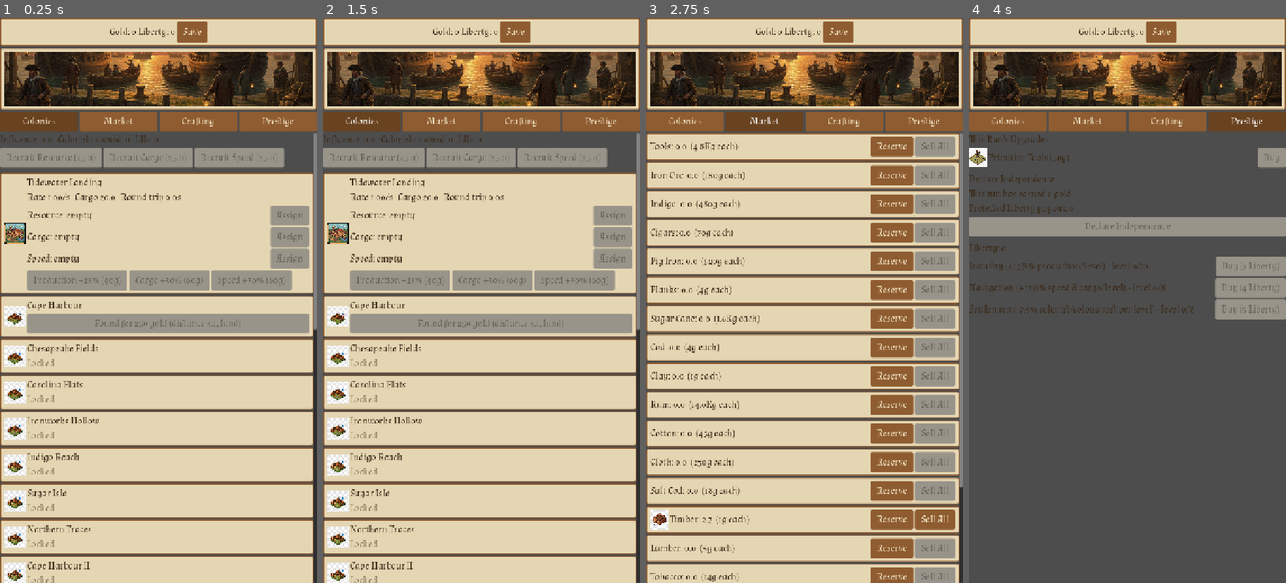
Above: before the commit, frames 1-4 (left to right).
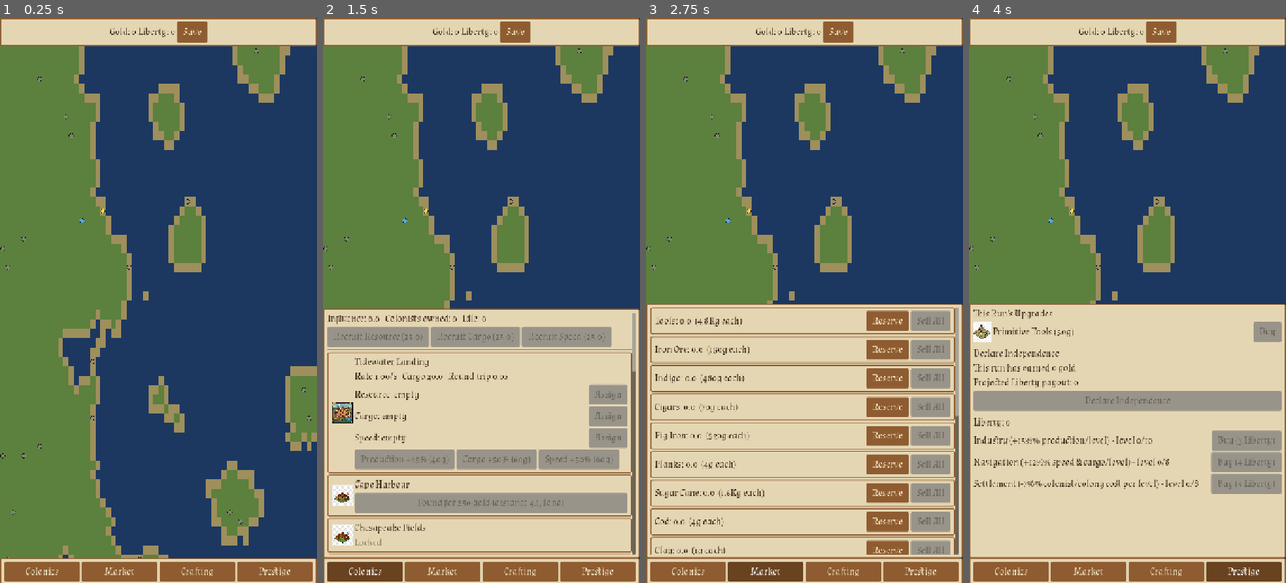
Above: after the commit, the same moments.

Repository: koberheim/Idle-Pioneer
Game: Godot game, scene res://scenes/Main.tscn
Same seed, same stepped clock (60 frames per second), same inputs: the game is played once before the commit and once after it.
Inputs:
- Up to frame 1 (0.25 s): no input
- Up to frame 2 (1.5 s): click "Save" at 0.5 s; click "Colonies" at 1.25 s
- Up to frame 3 (2.75 s): click "Market" at 2 s
- Up to frame 4 (4 s): click "Crafting" at 2.75 s; click "Prestige" at 3.5 s

The runs differ from the first frame. In frame 1, 94% of the frame differs, in the area x 0-100%, y 0-100%; in frame 2, 71%; in frame 3, 66%; in frame 4, 95%.

Commit message:
Add a real map view and a sliding bottom sheet, replacing the harbor image
Direct request, reversing GAME_DESIGN.md §12's "no real map rendering
for v1" scoping. The terrain/colony-slot data already existed
(MapGrid/MapGenerator, built for colony placement) but nothing had
ever drawn it.

- MapView renders the run's terrain grid and colony-slot markers with
  _draw() (no per-cell nodes), non-uniformly scaled to fill the
  screen rather than letterboxed to a centered square. Tapping a
  marker opens the Colonies tab.
- MainScreen's layout changed from a stacked VBoxContainer to a
  full-screen map with the 4 tabs collapsed to a fixed bottom strip;
  tapping one slides a content sheet up over the map (~45% of the
  screen), tapping it again slides it back down.

Co-Authored-By: Claude Sonnet 5 <noreply@anthropic.com>
Claude-Session: https://claude.ai/code/session_01DHWucCAkXom8ZfrcTfdqGG

Diff:
--- a/scenes/ui/MainScreen.tscn
+++ b/scenes/ui/MainScreen.tscn
@@ -2,7 +2,7 @@
 
 [ext_resource type="Theme" path="res://assets/ui_theme.tres" id="1"]
 [ext_resource type="Script" path="res://scripts/ui/main_screen.gd" id="2"]
-[ext_resource type="Texture2D" path="res://assets/art/backgrounds/harbor.png" id="3"]
+[ext_resource type="Script" path="res://scripts/ui/map_view.gd" id="3"]
 [ext_resource type="Script" path="res://scripts/ui/colonies_panel.gd" id="4"]
 [ext_resource type="Script" path="res://scripts/ui/market_panel.gd" id="5"]
 [ext_resource type="Script" path="res://scripts/ui/crafting_panel.gd" id="6"]
@@ -10,6 +10,7 @@
 [ext_resource type="Script" path="res://scripts/ui/notification_bar.gd" id="8"]
 
 [sub_resource type="ButtonGroup" id="TabGroup"]
+allow_unpress = true
 
 [node name="MainScreen" type="Control"]
 layout_mode = 3
@@ -21,100 +22,62 @@
 theme = ExtResource("1")
 script = ExtResource("2")
 
-[node name="Root" type="VBoxContainer" parent="."]
+[node name="MapArea" type="Control" parent="."]
+unique_name_in_owner = true
 layout_mode = 1
 anchors_preset = 15
 anchor_right = 1.0
 anchor_bottom = 1.0
 grow_horizontal = 2
 grow_vertical = 2
+script = ExtResource("3")
 
-[node name="TopBar" type="PanelContainer" parent="Root"]
-layout_mode = 2
-size_flags_vertical = 0
-custom_minimum_size = Vector2(0, 64)
+[node name="TopBar" type="PanelContainer" parent="."]
+layout_mode = 1
+anchor_right = 1.0
+offset_bottom = 64.0
+grow_horizontal = 2
 
-[node name="TopBarRow" type="HBoxContainer" parent="Root/TopBar"]
+[node name="TopBarRow" type="HBoxContainer" parent="TopBar"]
 layout_mode = 2
 alignment = 1
 
-[node name="GoldLabel" type="Label" parent="Root/TopBar/TopBarRow"]
+[node name="GoldLabel" type="Label" parent="TopBar/TopBarRow"]
 unique_name_in_owner = true
 layout_mode = 2
 text = "Gold: 0"
 vertical_alignment = 1
 
-[node name="LibertyLabel" type="Label" parent="Root/TopBar/TopBarRow"]
+[node name="LibertyLabel" type="Label" parent="TopBar/TopBarRow"]
 unique_name_in_owner = true
 layout_mode = 2
 text = "Liberty: 0"
 vertical_alignment = 1
 
-[node name="SaveButton" type="Button" parent="Root/TopBar/TopBarRow"]
+[node name="SaveButton" type="Button" parent="TopBar/TopBarRow"]
 unique_name_in_owner = true
 layout_mode = 2
 text = "Save"
 
-[node name="NotificationBar" type="PanelContainer" parent="Root"]
+[node name="NotificationBar" type="PanelContainer" parent="."]
 unique_name_in_owner = true
 visible = false
-layout_mode = 2
-size_flags_vertical = 0
+layout_mode = 1
+anchor_right = 1.0
+offset_top = 64.0
+offset_bottom = 104.0
+grow_horizontal = 2
 script = ExtResource("8")
 
-[node name="MapArea" type="PanelContainer" parent="Root"]
-layout_mode = 2
-size_flags_vertical = 0
-custom_minimum_size = Vector2(0, 140)
+[node name="SheetPanel" type="PanelContainer" parent="."]
+unique_name_in_owner = true
+layout_mode = 0
 clip_contents = true
 
-[node name="HarborBackground" type="TextureRect" parent="Root/MapArea"]
-layout_mode = 2
-texture = ExtResource("3")
-expand_mode = 1
-stretch_mode = 6
-
-[node name="TabBar" type="HBoxContainer" parent="Root"]
+[node name="TabPages" type="Control" parent="SheetPanel"]
 layout_mode = 2
 
-[node name="ColoniesTabButton" type="Button" parent="Root/TabBar"]
-unique_name_in_owner = true
-layout_mode = 2
-size_flags_horizontal = 3
-toggle_mode = true
-button_pressed = true
-button_group = SubResource("TabGroup")
-text = "Colonies"
-
-[node name="MarketTabButton" type="Button" parent="Root/TabBar"]
-unique_name_in_owner = true
-layout_mode = 2
-size_flags_horizontal = 3
-toggle_mode = true
-button_group = SubResource("TabGroup")
-text = "Market"
-
-[node name="CraftingTabButton" type="Button" parent="Root/TabBar"]
-unique_name_in_owner = true
-layout_mode = 2
-size_flags_horizontal = 3
-toggle_mode = true
-button_group = SubResource("TabGroup")
-text = "Crafting"
-
-[node name="PrestigeTabButton" type="Button" parent="Root/TabBar"]
-unique_name_in_owner = true
-layout_mode = 2
-size_flags_horizontal = 3
-toggle_mode = true
-button_group = SubResource("TabGroup")
-text = "Prestige"
-
-[node name="TabPages" type="Control" parent="Root"]
-layout_mode = 2
-size_flags_vertical = 3
-
-[node name="Colonies" type="Control" parent="Root/TabPages"]
+[node name="Colonies" type="Control" parent="SheetPanel/TabPages"]
 unique_name_in_owner = true
 layout_mode = 1
 anchors_preset = 15
@@ -124,7 +87,7 @@
 grow_vertical = 2
 script = ExtResource("4")
 
-[node name="Market" type="Control" parent="Root/TabPages"]
+[node name="Market" type="Control" parent="SheetPanel/TabPages"]
 unique_name_in_owner = true
 visible = false
 layout_mode = 1
@@ -135,7 +98,7 @@
 grow_vertical = 2
 script = ExtResource("5")
 
-[node name="Crafting" type="Control" parent="Root/TabPages"]
+[node name="Crafting" type="Control" parent="SheetPanel/TabPages"]
 unique_name_in_owner = true
 visible = false
 layout_mode = 1
@@ -146,7 +109,7 @@
 grow_vertical = 2
 script = ExtResource("6")
 
-[node name="Prestige" type="Control" parent="Root/TabPages"]
+[node name="Prestige" type="Control" parent="SheetPanel/TabPages"]
 unique_name_in_owner = true
 visible = false
 layout_mode = 1
@@ -156,3 +119,42 @@
 grow_horizontal = 2
 grow_vertical = 2
 script = ExtResource("7")
+
+[node name="TabBarPanel" type="PanelContainer" parent="."]
+unique_name_in_owner = true
+layout_mode = 0
+
+[node name="TabBar" type="HBoxContainer" parent="TabBarPanel"]
+layout_mode = 2
+
+[node name="ColoniesTabButton" type="Button" parent="TabBarPanel/TabBar"]
+unique_name_in_owner = true
+layout_mode = 2
+size_flags_horizontal = 3
+toggle_mode = true
+button_group = SubResource("TabGroup")
+text = "Colonies"
+
+[node name="MarketTabButton" type="Button" parent="TabBarPanel/TabBar"]
+unique_name_in_owner = true
+layout_mode = 2
+size_flags_horizontal = 3
+toggle_mode = true
+button_group = SubResource("TabGroup")
+text = "Market"
+
+[node name="CraftingTabButton" type="Button" parent="TabBarPanel/TabBar"]
+unique_name_in_owner = true
+layout_mode = 2
+size_flags_horizontal = 3
+toggle_mode = true
+button_group = SubResource("TabGroup")
+text = "Crafting"
+
+[node name="PrestigeTabButton" type="Button" parent="TabBarPanel/TabBar"]
+unique_name_in_owner = true
+layout_mode = 2
+size_flags_horizontal = 3
+toggle_mode = true
+button_group = SubResource("TabGroup")
+text = "Prestige"
--- a/scripts/ui/main_screen.gd
+++ b/scripts/ui/main_screen.gd
@@ -7,31 +7,52 @@
 ##
 ## Only one map exists (mvp_coast, task F1) - there's no map-select screen
 ## to route through yet, so a fresh run always starts there.
+##
+## Layout, direct request: the map fills the entire screen behind
+## everything else; the 4 tabs collapse to a plain strip pinned to the
+## bottom edge; tapping one slides a content sheet up to cover ~45% of the
+## screen (tapping the same tab again slides it back down). MapArea/TopBar/
+## NotificationBar all stay full-width and manage their own vertical slot
+## via anchors - only SheetPanel and TabBarPanel need pixel-precise manual
+## positioning, since their height (SheetPanel) and vertical offset (both)
+## change at runtime as the sheet opens and closes.
 extends Control
 
 const MAP_ID: StringName = &"mvp_coast"
 const REFRESH_INTERVAL_SECONDS: float = 0.25
 const AUTO_SAVE_INTERVAL_SECONDS: float = 30.0
 
+const TAB_BAR_HEIGHT: float = 56.0
+const SHEET_HEIGHT_RATIO: float = 0.45
+const SLIDE_SECONDS: float = 0.25
+
 @onready var _gold_label: Label = %GoldLabel
 @onready var _liberty_label: Label = %LibertyLabel
+@onready var _map_view: MapView = %MapArea
 @onready var _colonies_panel: Control = %Colonies
 @onready var _market_panel: Control = %Market
 @onready var _crafting_panel: Control = %Crafting
 @onready var _prestige_panel: Control = %Prestige
 @onready var _save_button: Button = %SaveButton
+@onready var _notification_bar: PanelContainer = %NotificationBar
 
 ## TabContainer's stock tab bar left-aligns tabs to their content width
 ## instead of spreading them evenly - these are plain SIZE_EXPAND_FILL
-## buttons in a ButtonGroup driving manual page visibility instead.
+## buttons in a ButtonGroup (allow_unpress = true, so tapping the open tab
+## again deselects it) driving the sliding sheet below instead.
 @onready var _colonies_tab_button: Button = %ColoniesTabButton
 @onready var _market_tab_button: Button = %MarketTabButton
 @onready var _crafting_tab_button: Button = %CraftingTabButton
 @onready var _prestige_tab_button: Button = %PrestigeTabButton
-@onready var _notification_bar: PanelContainer = %NotificationBar
+@onready var _sheet_panel: PanelContainer = %SheetPanel
+@onready var _tab_bar_panel: PanelContainer = %TabBarPanel
 
 var _refresh_elapsed: float = 0.0
 var _auto_save_elapsed: float = 0.0
+
+var _sheet_height: float = 0.0  # current animated height; 0 = fully closed
+var _sheet_tween: Tween
+var _active_page: Control = null
 
 
 func _ready() -> void:
@@ -48,20 +69,39 @@
 	Game.simulation.start()
 	_save_button.pressed.connect(SaveSystem.save)
 
-	_colonies_tab_button.pressed.connect(func() -> void: _select_tab(_colonies_panel))
-	_market_tab_button.pressed.connect(func() -> void: _select_tab(_market_panel))
-	_crafting_tab_button.pressed.connect(func() -> void: _select_tab(_crafting_panel))
-	_prestige_tab_button.pressed.connect(func() -> void: _select_tab(_prestige_panel))
+	_colonies_tab_button.toggled.connect(func(pressed: bool) -> void: _on_tab_toggled(pressed, _colonies_panel))
+	_market_tab_button.toggled.connect(func(pressed: bool) -> void: _on_tab_toggled(pressed, _market_panel))
+	_crafting_tab_button.toggled.connect(func(pressed: bool) -> void: _on_tab_toggled(pressed, _crafting_panel))
+	_prestige_tab_button.toggled.connect(func(pressed: bool) -> void: _on_tab_toggled(pressed, _prestige_panel))
+
+	_map_view.slot_selected.connect(_on_map_slot_selected)
 
 	Game.routes.shipment_delivered.connect(_on_shipment_delivered)
 	Game.prestige.declared_independence.connect(_on_declared_independence)
 
+	_layout_sheet()
 	refresh_all()
 
 
-func _select_tab(page: Control) -> void:
-	for p: Control in [_colonies_panel, _market_panel, _crafting_panel, _prestige_panel]:
-		p.visible = p == page
+## Starts closed (map fills the whole screen, nothing selected) - opening a
+## tab is always a deliberate tap, never the default state.
+func _on_tab_toggled(pressed: bool, page: Control) -> void:
+	if pressed:
+		_active_page = page
+		for p: Control in [_colonies_panel, _market_panel, _crafting_panel, _prestige_panel]:
+			p.visible = p == page
+		_animate_sheet_to(_target_sheet_height())
+	else:
+		_active_page = null
+		_animate_sheet_to(0.0)
+
+
+## Tapping a colony marker on the map opens the Colonies tab - the one
+## place a colony's live stats and controls actually live. Scrolling to
+## that specific colony's row is a nicer follow-up, not done here.
+func _on_map_slot_selected(_slot_index: int) -> void:
+	if not _colonies_tab_button.button_pressed:
+		_colonies_tab_button.button_pressed = true
 
 
 func _on_shipment_delivered(colony: Colony, cargo: Dictionary) -> void:
@@ -104,6 +144,35 @@
 	)
 
 
+func _target_sheet_height() -> float:
+	return get_viewport_rect().size.y * SHEET_HEIGHT_RATIO
+
+
+func _animate_sheet_to(target: float) -> void:
+	if _sheet_tween != null:
+		_sheet_tween.kill()
+	_sheet_tween = create_tween()
+	_sheet_tween.set_ease(Tween.EASE_OUT).set_trans(Tween.TRANS_CUBIC)
+	_sheet_tween.tween_method(_set_sheet_height, _sheet_height, target, SLIDE_SECONDS)
+
+
+func _set_sheet_height(height: float) -> void:
+	_sheet_height = height
+	_layout_sheet()
+
+
+## TabBarPanel stays pinned to the screen's bottom edge always; SheetPanel
+## sits directly above it and grows upward from that fixed line as
+## _sheet_height animates toward its target - the "slides up from behind
+## the tab strip" effect, without moving the tab strip itself.
+func _layout_sheet() -> void:
+	var viewport_size: Vector2 = get_viewport_rect().size
+	_tab_bar_panel.position = Vector2(0.0, viewport_size.y - TAB_BAR_HEIGHT)
+	_tab_bar_panel.size = Vector2(viewport_size.x, TAB_BAR_HEIGHT)
+	_sheet_panel.position = Vector2(0.0, viewport_size.y - TAB_BAR_HEIGHT - _sheet_height)
+	_sheet_panel.size = Vector2(viewport_size.x, _sheet_height)
+
+
 func _cargo_summary(cargo: Dictionary) -> String:
 	var parts: Array[String] = []
 	for id: StringName in cargo.keys():
@@ -136,6 +205,7 @@
 func refresh_all() -> void:
 	_gold_label.text = "Gold: %s" % Format.number(Game.economy.gold)
 	_liberty_label.text = "Liberty: %s" % Format.number(Game.prestige.liberty())
+	_map_view.refresh()
 	_colonies_panel.refresh()
 	_market_panel.refresh()
 	_crafting_panel.refresh()
--- /dev/null
+++ b/scripts/ui/map_view.gd
@@ -0,0 +1,134 @@
+## Renders this run's generated terrain grid (MapGrid, built once per run by
+## MapGenerator at Game.new_run() - previously only ever consumed by colony-
+## slot placement, never drawn) and a marker for every colony slot. Direct
+## request, after the list-based v1 interface shipped without one: this is
+## the full-screen background layer behind the sliding tab sheet (see
+## MainScreen), replacing the old static harbor image.
+##
+## Plain _draw()-based rendering rather than one node per cell - the grid is
+## up to 60x60 (Balance.map_width/height), and a Sprite2D/ColorRect per cell
+## would be 3600+ nodes for something that never animates per-cell. Colony
+## markers are drawn the same way for the same reason.
+class_name MapView
+extends Control
+
+signal slot_selected(slot_index: int)
+
+const MARKER_RADIUS: float = 5.0
+## How far (in pixels) a tap can land from a marker's center and still hit
+## it - wider than the drawn radius since a fingertip is not a mouse cursor.
+const MARKER_HIT_RADIUS: float = 16.0
+
+const TERRAIN_COLORS: Dictionary = {
+	MapGrid.Terrain.DEEP_WATER: Color(0.11, 0.22, 0.38),
+	MapGrid.Terrain.SHALLOW_WATER: Color(0.22, 0.42, 0.58),
+	MapGrid.Terrain.LAND: Color(0.36, 0.5, 0.24),
+	MapGrid.Terrain.COAST: Color(0.62, 0.56, 0.36),
+}
+const CAPITAL_COLOR := Color(0.95, 0.85, 0.25)
+const FOUNDED_COLOR := Color(0.3, 0.78, 0.35)
+const NEXT_COLOR := Color(0.35, 0.65, 0.95)
+const LOCKED_COLOR := Color(0.55, 0.55, 0.55, 0.65)
+const MARKER_OUTLINE := Color(0.05, 0.05, 0.05, 0.8)
+
+var _grid: MapGrid
+## Identity check, not a value comparison - only rebuild the parsed grid
+## when Game.run itself has been swapped out (a fresh run or a prestige
+## reset), not on every 0.25s MainScreen refresh.
+var _grid_built_for_run: RunState
+
+
+func _ready() -> void:
+	mouse_filter = Control.MOUSE_FILTER_STOP
+	resized.connect(queue_redraw)
+
+
+func refresh() -> void:
+	if Game.run == null:
+		_grid = null
+		_grid_built_for_run = null
+		queue_redraw()
+		return
+	if _grid_built_for_run != Game.run:
+		_grid = MapGrid.from_dict(Game.run.map)
+		_grid_built_for_run = Game.run
+	queue_redraw()
+
+
+func _draw() -> void:
+	if _grid == null or _grid.width <= 0:
+		return
+
+	var cell_size: Vector2 = _cell_size()
+	if cell_size.x <= 0.0 or cell_size.y <= 0.0:
+		return
+
+	for y: int in range(_grid.height):
+		for x: int in range(_grid.width):
+			var terrain: MapGrid.Terrain = _grid.get_terrain(Vector2i(x, y))
+			var color: Color = TERRAIN_COLORS.get(terrain, Color.BLACK)
+			var pos: Vector2 = Vector2(x, y) * cell_size
+			draw_rect(Rect2(pos, cell_size), color)
+
+	var next_slot_index: int = _next_to_found_slot_index()
+	for slot: Dictionary in Game.run.colony_slots:
+		var slot_index: int = int(slot["slot_index"])
+		var center: Vector2 = _slot_center(slot, cell_size)
+		var color: Color = _marker_color(slot_index, slot, next_slot_index)
+		draw_circle(center, MARKER_RADIUS, color)
+		draw_arc(center, MARKER_RADIUS, 0.0, TAU, 16, MARKER_OUTLINE, 1.0)
+
+
+func _gui_input(event: InputEvent) -> void:
+	if _grid == null or Game.run == null:
+		return
+	if not (event is InputEventMouseButton and event.pressed and event.button_index == MOUSE_BUTTON_LEFT):
+		return
+
+	var cell_size: Vector2 = _cell_size()
+	if cell_size.x <= 0.0 or cell_size.y <= 0.0:
+		return
+
+	var best_slot_index: int = -1
+	var best_dist: float = MARKER_HIT_RADIUS
+	for slot: Dictionary in Game.run.colony_slots:
+		var center: Vector2 = _slot_center(slot, cell_size)
+		var dist: float = event.position.distance_to(center)
+		if dist <= best_dist:
+			best_dist = dist
+			best_slot_index = int(slot["slot_index"])
+
+	if best_slot_index >= 0:
+		slot_selected.emit(best_slot_index)
+
+
+func _slot_center(slot: Dictionary, cell_size: Vector2) -> Vector2:
+	var cell: Vector2i = slot["cell"]
+	return (Vector2(cell) + Vector2(0.5, 0.5)) * cell_size
+
+
+func _marker_color(slot_index: int, slot: Dictionary, next_slot_index: int) -> Color:
+	if slot_index == 0:
+		return CAPITAL_COLOR
+	if bool(slot["founded"]):
+		return FOUNDED_COLOR
+	if slot_index == next_slot_index:
+		return NEXT_COLOR
+	return LOCKED_COLOR
+
+
+func _next_to_found_slot_index() -> int:
+	var next: Dictionary = Game.colonies.next_to_found()
+	if next.is_empty():
+		return -1
+	return int(next["slot_index"])
+
+
+## Scales x and y independently to fill the whole control - a simple grid
+## (the chosen fidelity for this first pass) doesn't need square cells, and
+## letterboxing a square 60x60 grid inside a tall portrait screen would
+## leave large empty bands top and bottom instead.
+func _cell_size() -> Vector2:
+	if _grid == null or _grid.width <= 0 or _grid.height <= 0:
+		return Vector2.ZERO
+	return Vector2(size.x / float(_grid.width), size.y / float(_grid.height))
Not shown, added: scripts/ui/map_view.gd.uid
Not shown, changed: docs/GODOT_PLAN.md
